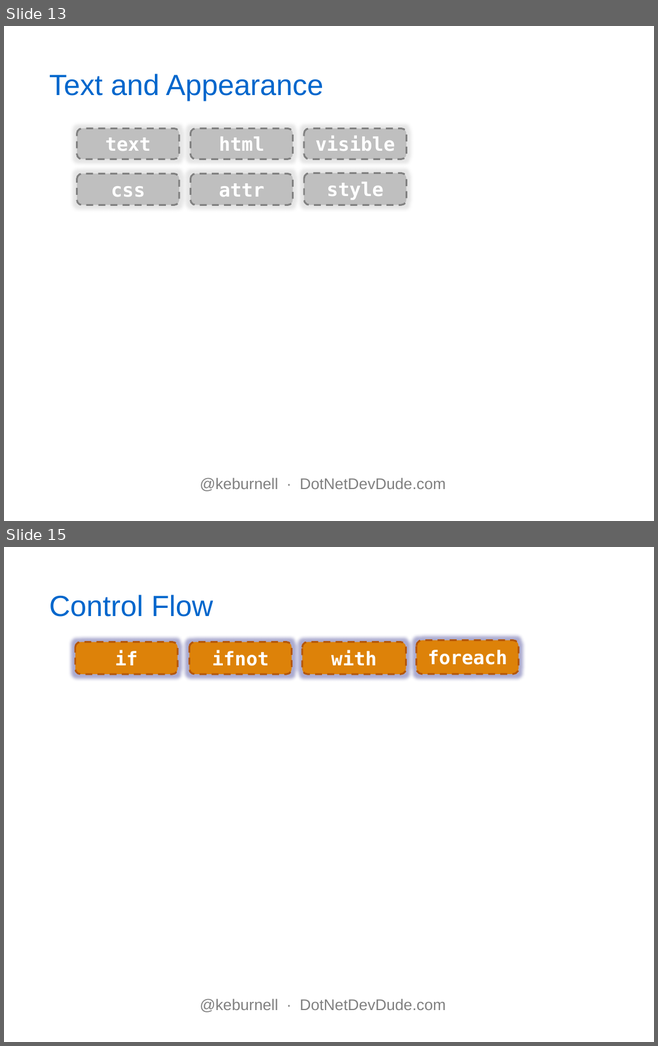
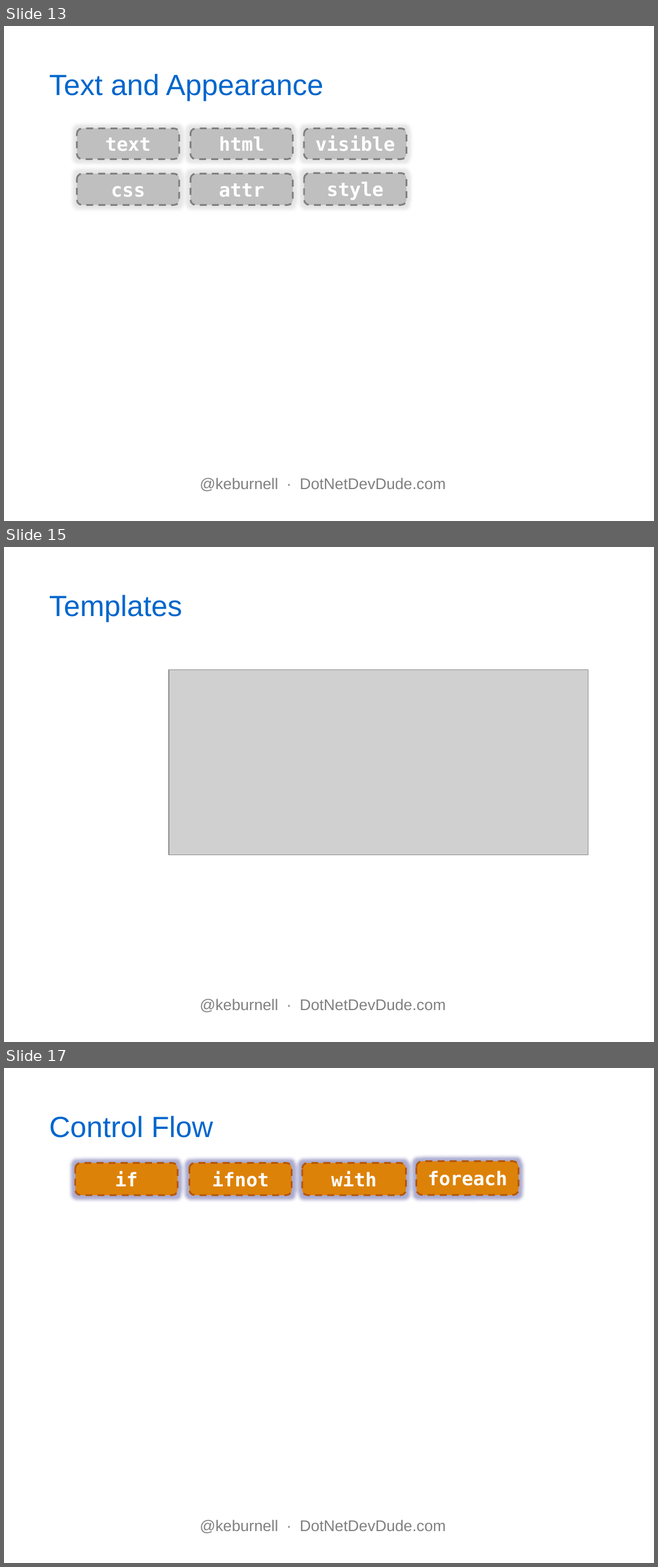
Before and after one commit to kburnell/KO_Your_MVC, a slide deck: KOyourMVC.pptx. Shown one above the other, each under a label of ours: slides 13 and 15 before the commit, slides 13, 15 and 17 after it; the slides between them are not shown. The pictures are 658x1046 and 658x1567 pixels, drawn with LibreOffice and Linux fonts; fonts in the diff are those of the drawing; grey boxes stand for pictures; background and template pictures are left out. Boxes give left, top, right and bottom in pixels: in the first picture for what was removed or moved away, otherwise in the second. Text is boxed around its words. In the diff, an @@ line names an element or a change of style, - is before the commit and + after.

```diff
--- a/KOyourMVC.pptx
+++ b/KOyourMVC.pptx
@@ slide 15 added at bbox=[4, 547, 654, 1042], background picture (left out) @@
@@ title added at bbox=[49, 595, 182, 622], 34 pt, text #0066CC @@
+Templates
@@ picture added at bbox=[169, 670, 587, 855] @@
@@ text added at bbox=[199, 999, 446, 1012], 18 pt, text #808080 @@
+@keburnell ∙ DotNetDevDude.com
@@ what was slide 15 is now slide 17 @@
```
Also in this commit, not shown: 3 slides changed, 5 other slides added, 2 other files.
